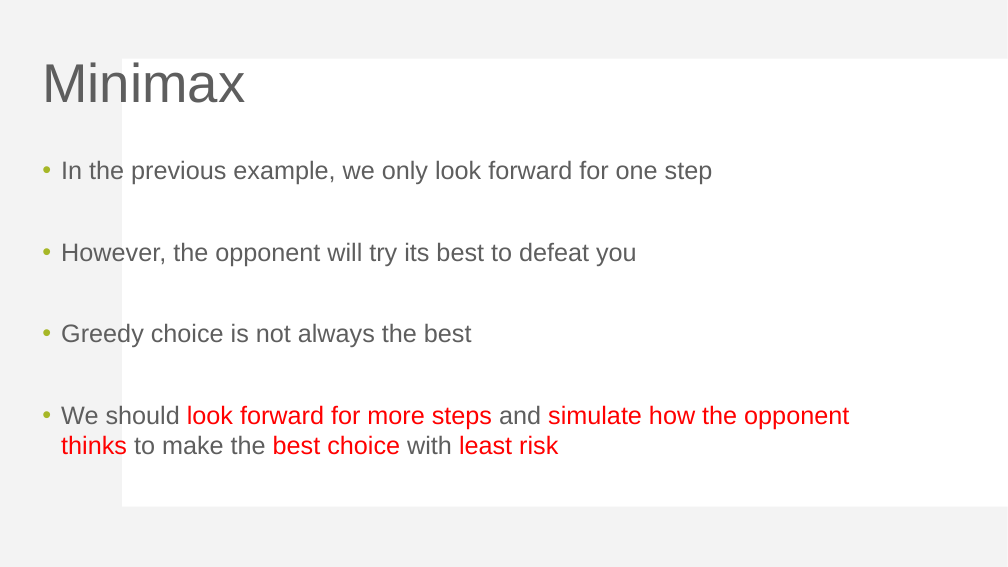
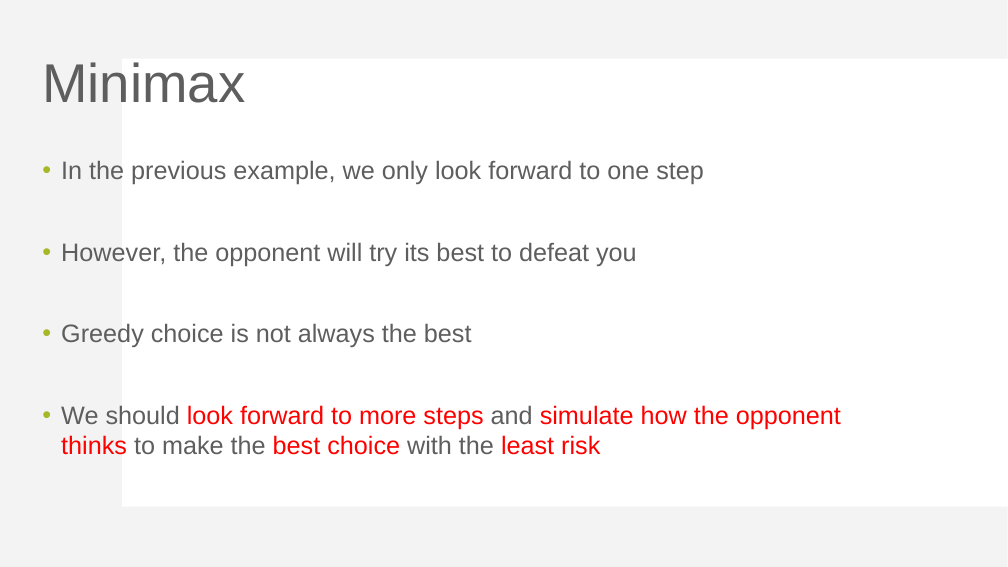
Before and after one commit to yeudah/I2P3-mingxiaa, a slide deck: slide 23 of document/Mini-Project-3-introduction.pptx. Drawn at 1008x567 pixels with LibreOffice and Linux fonts; fonts in the diff are those of the drawing. Boxes give left, top, right and bottom in pixels: in the first picture for what was removed or moved away, otherwise in the second. Text is boxed around its words. In the diff, an @@ line names an element or a change of style, - is before the commit and + after.

```diff
--- a/document/Mini-Project-3-introduction.pptx
+++ b/document/Mini-Project-3-introduction.pptx
@@ text at box(61, 160, 704, 184): text changed @@
-• In the previous example, we only look forward for one step
+• In the previous example, we only look forward to one step
@@ text at box(61, 405, 841, 455): text changed @@
-• We should look forward for more steps and simulate how the opponent thinks to make the best choice with least risk
+• We should look forward to more steps and simulate how the opponent thinks to make the best choice with the least risk
```
Also in this commit, not shown: 22 other slides changed.
